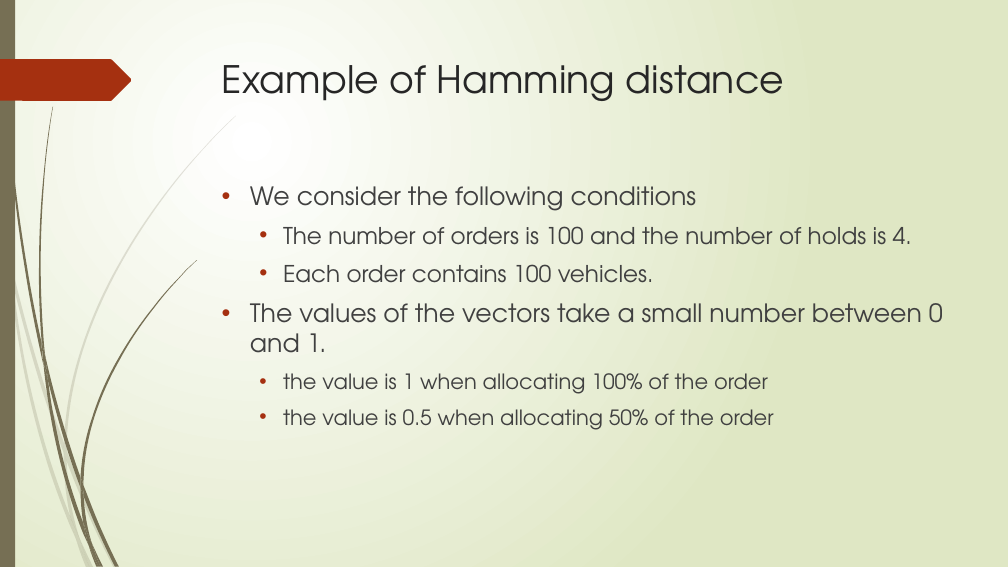
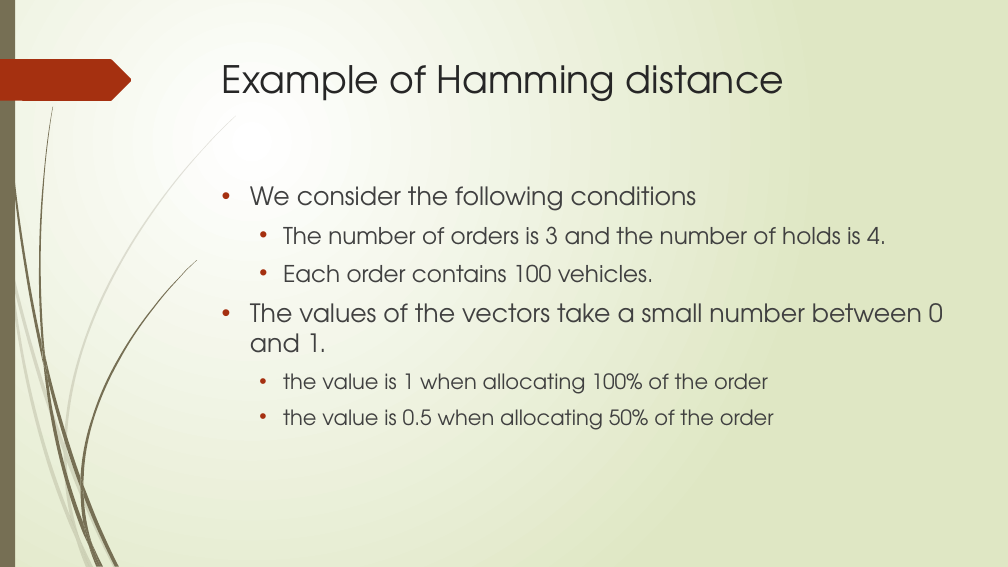
Before and after one commit to r-kurosu/kline_new, a slide deck: slide 55 of 竹田_修論発表.pptx (slide 52 before the commit). Drawn at 1008x567 pixels with LibreOffice and Linux fonts; fonts in the diff are those of the drawing. Boxes give left, top, right and bottom in pixels: in the first picture for what was removed or moved away, otherwise in the second. Text is boxed around its words. In the diff, an @@ line names an element or a change of style, - is before the commit and + after.

```diff
--- a/竹田_修論発表.pptx
+++ b/竹田_修論発表.pptx
@@ text at <box>283,226,886,245</box>: text changed @@
-  • The number of orders is 100 and the number of holds is 4.
+  • The number of orders is 3 and the number of holds is 4.
```
Also in this commit, not shown: 19 other slides changed, 3 slides added.
